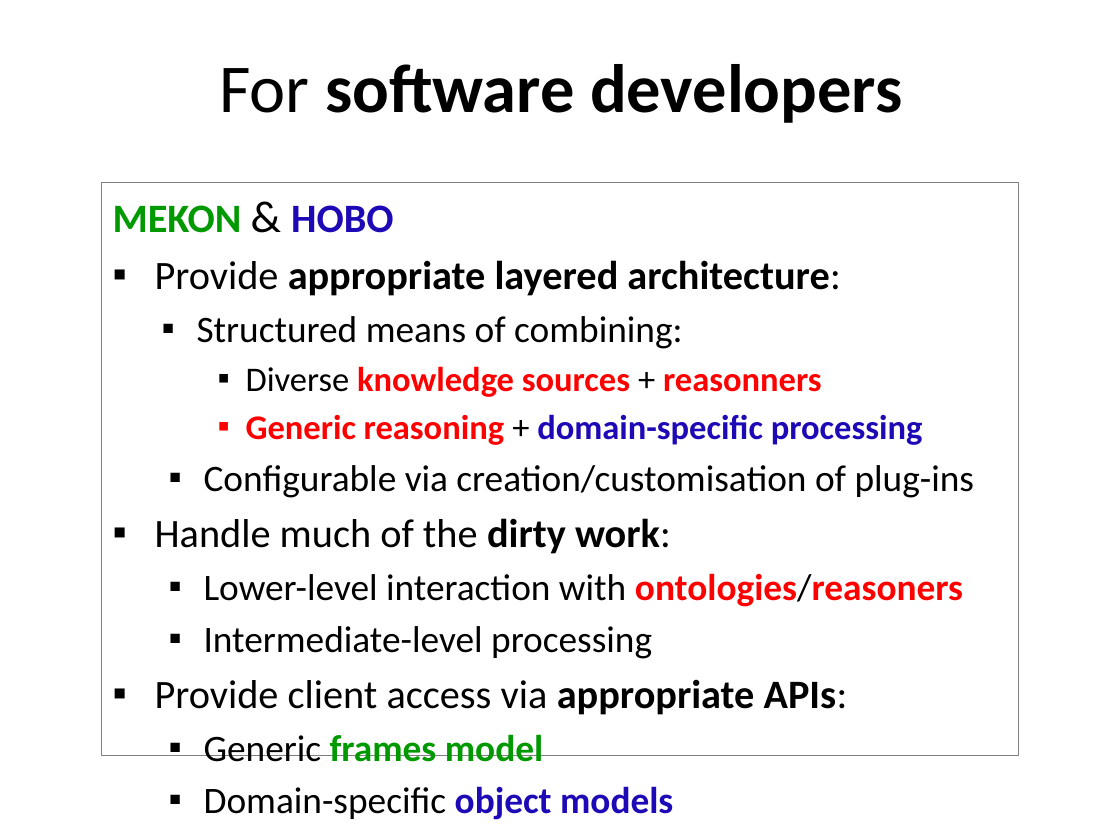
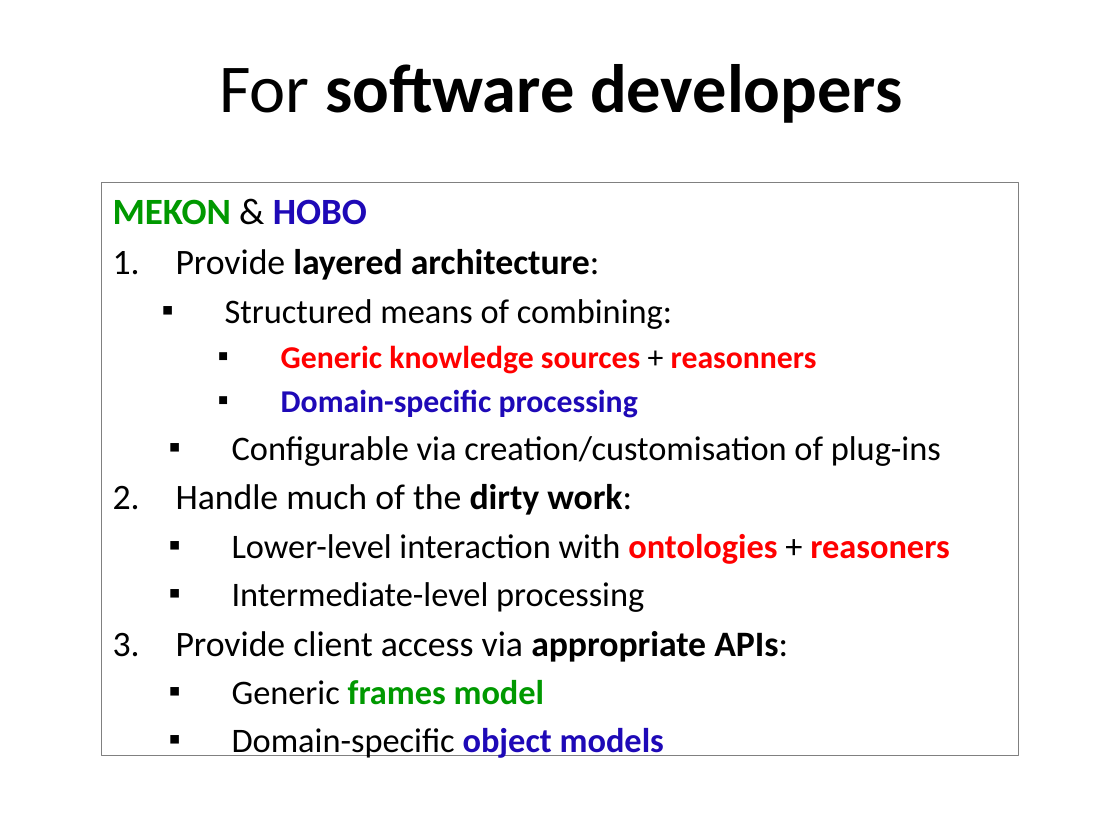
Before and after one commit to colin-puleston/mekon-hobo, a slide deck: slide 4 of docs/MEKON-HOBO in a nutshell.pptx. Drawn at 1120x840 pixels with LibreOffice and Linux fonts; fonts in the diff are those of the drawing. Boxes give left, top, right and bottom in pixels: in the first picture for what was removed or moved away, otherwise in the second. Text is boxed around its words. In the diff, an @@ line names an element or a change of style, - is before the commit and + after.

```diff
--- a/docs/MEKON-HOBO in a nutshell.pptx
+++ b/docs/MEKON-HOBO in a nutshell.pptx
@@ text at bbox=[113, 199, 941, 758]: size 25.9 to 23.8 pt in "MEKON HOBO"; size 28.7 to 23.8 pt in "&"; size 24.1 to 22.1 pt in "Structured means of combining:", "Configurable via creation/customisation of plug-ins", "Intermediate-level processing", "Generic frames model" and 1 more places; size 25.9 to 22.9 pt in "Handle much of the dirty work:", "Provide client access via appropriate APIs:"; indent changed; bullet ▪ to 1. @@
@@ text at bbox=[176, 249, 600, 280]: text changed; size 25.9 to 22.9 pt @@
-▪ Provide appropriate layered architecture:
+1. Provide layered architecture:
@@ text at bbox=[281, 345, 817, 418]: text changed; size 22.2 to 20.4 pt @@
-    ▪ Diverse knowledge sources + reasonners
-    ▪ Generic reasoning + domain-specific processing
+    ▪ Generic knowledge sources + reasonners
+    ▪ Domain-specific processing
@@ text at bbox=[232, 534, 949, 564]: text changed; size 24.1 to 22.1 pt @@
-  ▪ Lower-level interaction with ontologies/reasoners
+  ▪ Lower-level interaction with ontologies + reasoners
```
Also in this commit, not shown: 4 other slides changed, 1 slide added, 5 slides removed.
